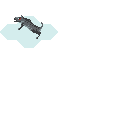
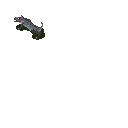
Two versions of the same layered image (128x128). Layer-by-layer changes:
added layer "shadow" above "hex guides" over [16, 22, 45, 40]
hid "hex guides" over [0, 16, 58, 48]
